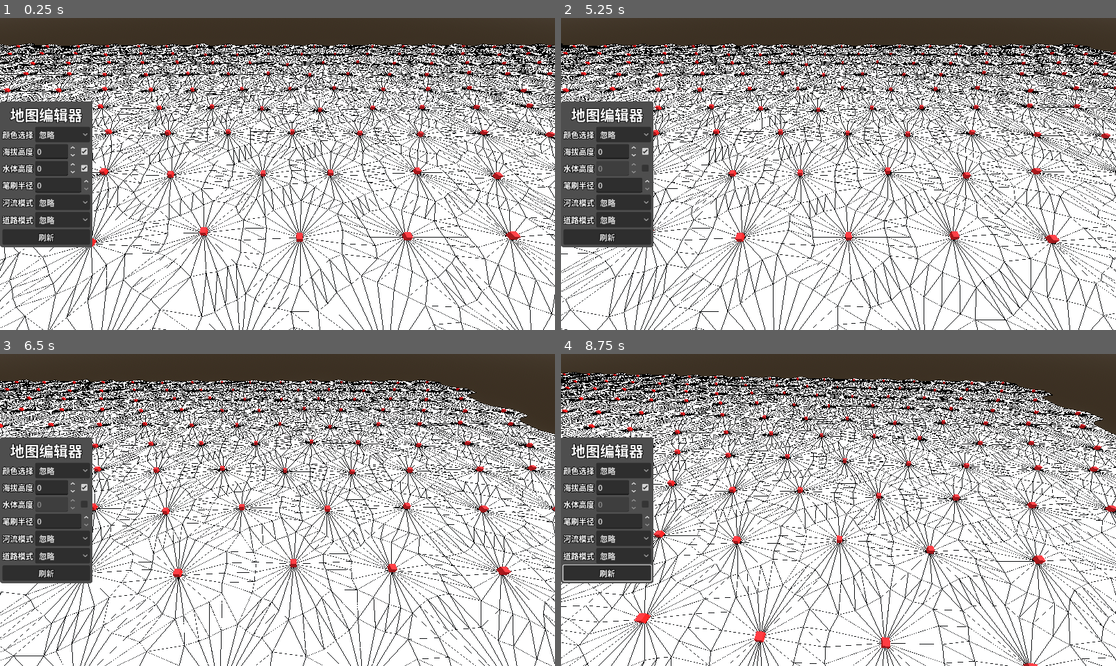
Above: before the commit, frames 1-4 (two rows, left to right).
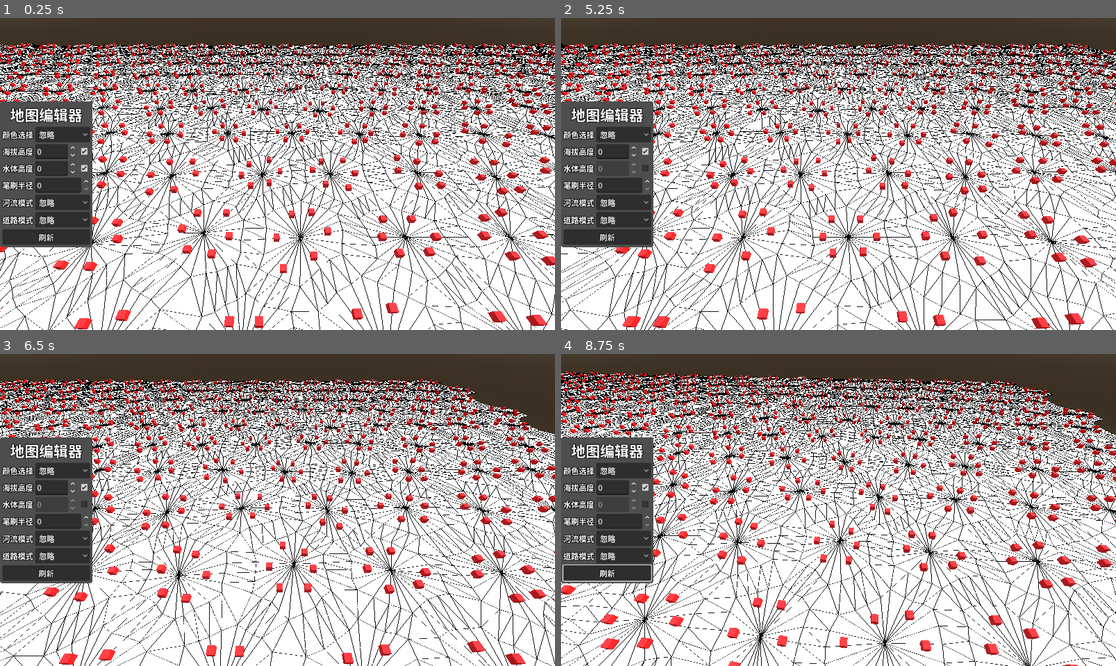
Above: after the commit, the same moments.

Repository: LiGameAcademy/godot_hex_map
Game: Godot game, scene res://scenes/main.tscn
Two runs of this game, one before a commit and one after it. Both use one fixed random seed, a clock stepped at 60 frames per second and the inputs below.
Inputs (mouse positions are in pixels of both pictures, inside the frame that each line leads up to):
- Up to frame 1 (0.25 s): no input
- Up to frame 2 (5.25 s): click "忽略" at 0.5 s; click (644, 152) at 1.25 s; click (644, 167) at 2 s; click "忽略" at 2.75 s; click "忽略" at 3.5 s; click "刷新" at 4.25 s; tap Enter at 5 s; move the mouse to (960, 158) at 5.02 s; hold Right (ui_right) from 5.03 s (still down); tap 1 at 5.1 s; click (960, 158) at 5.17 s
- Up to frame 3 (6.5 s): release Right (ui_right) at 5.75 s; drag from (166, 525) to (249, 572) at 5.77 s
- Up to frame 4 (8.75 s): tap Space at 6.5 s; move the mouse to (894, 441) at 6.52 s; hold Right (ui_right) 6.53-7.25 s; tap 3 at 6.6 s; drag from (810, 572) to (672, 463) at 7.27 s; tap Enter at 8 s; move the mouse to (1005, 556) at 8.02 s; hold Left (ui_left) from 8.03 s (still down); tap E at 8.1 s

The runs differ from the first frame. In frame 1, 7.3% of the frame differs, in the area x 0-100%, y 8-100%; in frame 2, 7.1%; in frame 3, 6.9%; in frame 4, 7.5%, in the area x 0-100%, y 5-100%.

Commit message:
33-地形特征：摆放过滤与扇区密度

Diff:
--- a/prefabs/hex_grid_chunk.gd
+++ b/prefabs/hex_grid_chunk.gd
@@ -99,8 +99,6 @@
 		if cell.is_underwater:
 			_triangulate_water(cell, direction, center)
 
-	_feature_manager.add_feature(cell.position)
-
 func _triangulate_without_river(cell: HexCell, direction: int, center: Vector3, edge: PackedVector3Array) -> void:
 	_triangulate_fan(center, edge, cell.color)
 
@@ -110,6 +108,10 @@
 		var middle_right := center.lerp(edge[4], interpolators.y)
 		var has_road_through_edge = cell.has_road_through_edge(direction as HexCell.HexDirection)
 		_triangulate_road(center, middle_left, middle_right, edge, has_road_through_edge)
+
+	if not cell.is_underwater and not cell.has_road_through_edge(direction):
+		var feature_pos : Vector3 = (center + edge[0] + edge[-1]) / 3.0
+		_feature_manager.add_feature(feature_pos)
 
 #region 地形相关
 func _triangulate_connection(cell: HexCell, dir_index: HexCell.HexDirection, edge: PackedVector3Array) -> void:
@@ -354,6 +356,10 @@
 	var ms := _make_edge(center.lerp(edge[0], 0.5), center.lerp(edge[-1], 0.5))
 	_triangulate_strip(ms, edge, cell.color, cell.color)
 	_triangulate_fan(center, ms, cell.color)
+
+	if not cell.is_underwater and not cell.has_road_through_edge(direction):
+		var feature_pos: Vector3 = (center + edge[0] + edge[-1]) / 3.0
+		_feature_manager.add_feature(feature_pos)
 
 func _triangulate_river_quad(vertices: PackedVector3Array, y1: float, y2: float, v_anchor: float, reversed: bool = false) -> void:
 	var vs: PackedVector3Array = vertices.duplicate()
